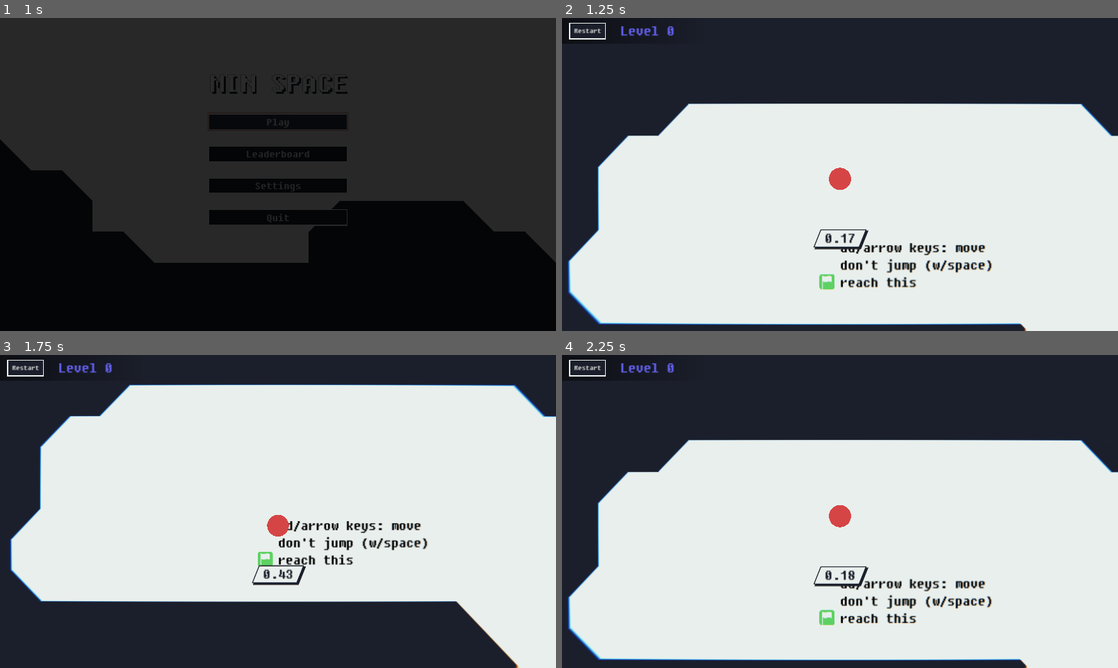
Above: before the commit, frames 1-4 (two rows, left to right).
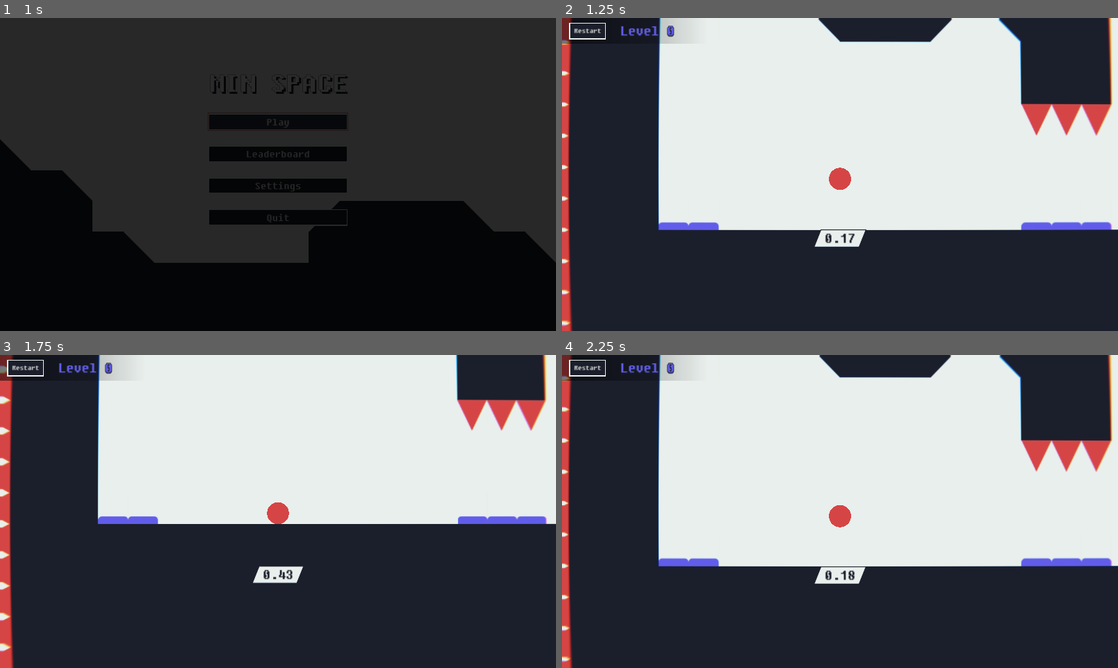
Above: after the commit, the same moments.

Repository: kagamiAL/CALHACKS_2024
Game: Godot game, scene res://scenes/Main/Main.tscn
Two runs of this game, one before a commit and one after it. Both use one fixed random seed, a clock stepped at 60 frames per second and the inputs below.
Inputs:
- Up to frame 1 (1 s): click "Play" at 0.5 s
- Up to frame 2 (1.25 s): no input
- Up to frame 3 (1.75 s): click "Restart" at 1.25 s
- Up to frame 4 (2.25 s): click "Restart" at 2 s

Frame 1 is identical in both runs. In frame 2, 53% of the frame differs, in the area x 0-100%, y 0-100%; in frame 3, 41%; in frame 4, 52%.

Commit message:
Improve GameWin.tscn

Diff:
--- a/scenes/Main/Game.gd
+++ b/scenes/Main/Game.gd
@@ -1,7 +1,6 @@
 extends Node2D
 
 @onready var game_over_scene = load("res://scenes/UI/GameOver.tscn") as PackedScene
-@onready var game_win_scene = load("res://scenes/UI/GameWin.tscn") as PackedScene
 @onready var level_indicator_scene = load("res://scenes/UI/LevelIndicator.tscn") as PackedScene
 
 var maps: Dictionary = {};
@@ -9,7 +8,7 @@
 var player;
 var level_indicator;
 
-var current_level: int = 0;
+@export var level_index: int;
 
 func set_up_maps_from_dir(path: String):
 	var regex = RegEx.new()
@@ -37,34 +36,32 @@
 		await map_node.tree_exited
 	$Player.reset()
 	await get_tree().physics_frame
-	map_node = maps[current_level].instantiate()
+	map_node = maps[level_index].instantiate()
 	map_node.z_index = -1
 	add_child(map_node)
 
 #Returns true if player won game
 func next_level() -> bool:
-	if (current_level < maps.size() - 1):
-		current_level += 1
+	if (level_index < maps.size() - 1):
+		level_index += 1
 		return false
 	return true
 
 func get_current_level() -> int:
-	return current_level
+	return level_index
 
 func increment_level():
-	current_level += 1
+	level_index += 1
 
 func _on_player_won():
 	$AnimationPlayer.play("goal_reached")
 	$WinSound.play()
 	if next_level():
-		var game_win = game_win_scene.instantiate()
-		game_win.player_time = $Player.get_node("Camera2D/Time").text
-		add_child(game_win)
-		$Player.queue_free()
-		map_node.queue_free()
+		$GameWin.set_time($Player.get_time_elapsed())
+		$GameWin.show()
+		$Player.hide()
 	else:
-		level_indicator.change_indicated_level(current_level)
+		level_indicator.change_indicated_level(level_index)
 		load_current_level()
 
 func _on_player_died():
--- a/scenes/Main/Game.tscn
+++ b/scenes/Main/Game.tscn
@@ -1,9 +1,10 @@
-[gd_scene load_steps=8 format=3 uid="uid://c2x1cyqmkoaw"]
+[gd_scene load_steps=9 format=3 uid="uid://c2x1cyqmkoaw"]
 
 [ext_resource type="Script" path="res://scenes/Main/Game.gd" id="1_0vo2w"]
 [ext_resource type="AudioStream" uid="uid://c8g1lohgwvrea" path="res://res/audio/MinSpaceInGameTheme.ogg" id="2_qwucb"]
 [ext_resource type="AudioStream" uid="uid://bqnqrgaqdpu16" path="res://res/audio/win.ogg" id="3_k0ybw"]
 [ext_resource type="PackedScene" uid="uid://cv1b38h0riay4" path="res://scenes/Player/Player.tscn" id="4_st1hb"]
+[ext_resource type="PackedScene" uid="uid://em2nydjr45ge" path="res://scenes/UI/GameWin.tscn" id="5_m7ero"]
 
 [sub_resource type="Animation" id="Animation_asqgb"]
 length = 0.001
@@ -44,6 +45,7 @@
 
 [node name="Game" type="Node2D"]
 script = ExtResource("1_0vo2w")
+level_index = 6
 
 [node name="SoundTrack" type="AudioStreamPlayer" parent="."]
 stream = ExtResource("2_qwucb")
@@ -73,5 +75,8 @@
 
 [node name="Player" parent="." instance=ExtResource("4_st1hb")]
 
+[node name="GameWin" parent="." instance=ExtResource("5_m7ero")]
+visible = false
+
 [connection signal="died" from="Player" to="." method="_on_player_died"]
 [connection signal="won" from="Player" to="." method="_on_player_won"]
--- a/scenes/Player/Player.gd
+++ b/scenes/Player/Player.gd
@@ -35,7 +35,10 @@
 var last_position: Vector2;
 
 func _process(delta):
-	$%Time.text = "%.2f" % ((Time.get_ticks_msec() - initial_time) / 1000.)
+	$%Time.text = "%.2f" % get_time_elapsed()
+
+func get_time_elapsed():
+	return ((Time.get_ticks_msec() - initial_time) / 1000.)
 
 func _physics_process(delta):
 	#Prevent wall clipping
@@ -101,7 +104,14 @@
 
 		# Goals
 		3:
+			stop()
 			emit_signal("won")
+
+func stop():
+	set_process(false)
+	set_physics_process(false)
+	set_deferred("freeze", true)
+	$RollingTheyBoulder.stop()
 
 func kill():
 	if $AnimationPlayer.is_playing() and $AnimationPlayer.current_animation == "die":
--- /dev/null
+++ b/scenes/UI/Blur.gdshader
@@ -0,0 +1,8 @@
+shader_type canvas_item;
+
+uniform float lod: hint_range(0.0, 5.0) = 0.0;
+uniform sampler2D SCREEN_TEXTURE: hint_screen_texture, filter_linear_mipmap;
+
+void fragment() {
+	COLOR = texture(SCREEN_TEXTURE, SCREEN_UV, lod);
+}
--- a/scenes/UI/GameWin.gd
+++ b/scenes/UI/GameWin.gd
@@ -2,17 +2,15 @@
 
 @onready var switch_scene = get_node("/root/SceneSwitch")
 
-@onready var time_label: Label = $CanvasLayer/VBoxContainer/Time as Label
-@onready var main_menu_button: Button = $CanvasLayer/VBoxContainer/Button as Button
-@onready var leaderboard_data = get_node("/root/LeaderboardData")
 
-var player_time: float = 0;
+func set_time(time : float):
+	$%Time.text = "Time: " + str(time)
+	get_node("/root/LeaderboardData").append_leaderboard(time)
 
-# Called when the node enters the scene tree for the first time.
-func _ready():
-	time_label.text = "Time: " + str(player_time)
-	leaderboard_data.append_leaderboard(player_time)
-	main_menu_button.button_down.connect(_on_main_menu_button_pressed)
 
-func _on_main_menu_button_pressed():
+func _on_visibility_changed():
+	$CanvasLayer.visible = visible
+
+
+func _on_main_menu_pressed():
 	switch_scene.goto_scene("res://scenes/Main/Main.tscn")
--- a/scenes/UI/GameWin.tscn
+++ b/scenes/UI/GameWin.tscn
@@ -1,13 +1,15 @@
-[gd_scene load_steps=4 format=3 uid="uid://em2nydjr45ge"]
+[gd_scene load_steps=5 format=3 uid="uid://em2nydjr45ge"]
 
 [ext_resource type="Script" path="res://scenes/UI/GameWin.gd" id="1_lhbmn"]
+[ext_resource type="Shader" path="res://scenes/UI/Blur.gdshader" id="2_235q5"]
+
+[sub_resource type="ShaderMaterial" id="ShaderMaterial_f5ggr"]
+shader = ExtResource("2_235q5")
+shader_parameter/lod = 1.724
 
 [sub_resource type="SystemFont" id="SystemFont_qvhwi"]
 font_names = PackedStringArray("Century Gothic")
-
-[sub_resource type="ParticleProcessMaterial" id="ParticleProcessMaterial_4h11n"]
-particle_flag_disable_z = true
-gravity = Vector3(0, 98, 0)
+subpixel_positioning = 0
 
 [node name="GameWin" type="Control"]
 layout_mode = 3
@@ -18,7 +20,22 @@
 grow_vertical = 2
 script = ExtResource("1_lhbmn")
 
+[node name="Label" type="Label" parent="."]
+layout_mode = 0
+offset_right = 104.0
+offset_bottom = 16.0
+theme_override_colors/font_color = Color(0, 0, 0, 1)
+text = "kjlkjkljlkjkl"
+
 [node name="CanvasLayer" type="CanvasLayer" parent="."]
+
+[node name="ColorRect" type="ColorRect" parent="CanvasLayer"]
+material = SubResource("ShaderMaterial_f5ggr")
+anchors_preset = 15
+anchor_right = 1.0
+anchor_bottom = 1.0
+grow_horizontal = 2
+grow_vertical = 2
 
 [node name="VBoxContainer" type="VBoxContainer" parent="CanvasLayer"]
 anchors_preset = 8
@@ -51,6 +68,7 @@
 vertical_alignment = 1
 
 [node name="Time" type="Label" parent="CanvasLayer/VBoxContainer"]
+unique_name_in_owner = true
 layout_mode = 2
 theme_override_colors/font_color = Color(0.380392, 0.364706, 0.917647, 1)
 theme_override_colors/font_shadow_color = Color(0.105882, 0.121569, 0.168627, 1)
@@ -63,7 +81,7 @@
 horizontal_alignment = 1
 vertical_alignment = 1
 
-[node name="Button" type="Button" parent="CanvasLayer/VBoxContainer"]
+[node name="MainMenu" type="Button" parent="CanvasLayer/VBoxContainer"]
 layout_mode = 2
 size_flags_horizontal = 4
 size_flags_vertical = 4
@@ -71,5 +89,5 @@
 text = "Main menu"
 icon_alignment = 1
 
-[node name="GPUParticles2D" type="GPUParticles2D" parent="CanvasLayer"]
-process_material = SubResource("ParticleProcessMaterial_4h11n")
+[connection signal="visibility_changed" from="." to="." method="_on_visibility_changed"]
+[connection signal="pressed" from="CanvasLayer/VBoxContainer/MainMenu" to="." method="_on_main_menu_pressed"]
